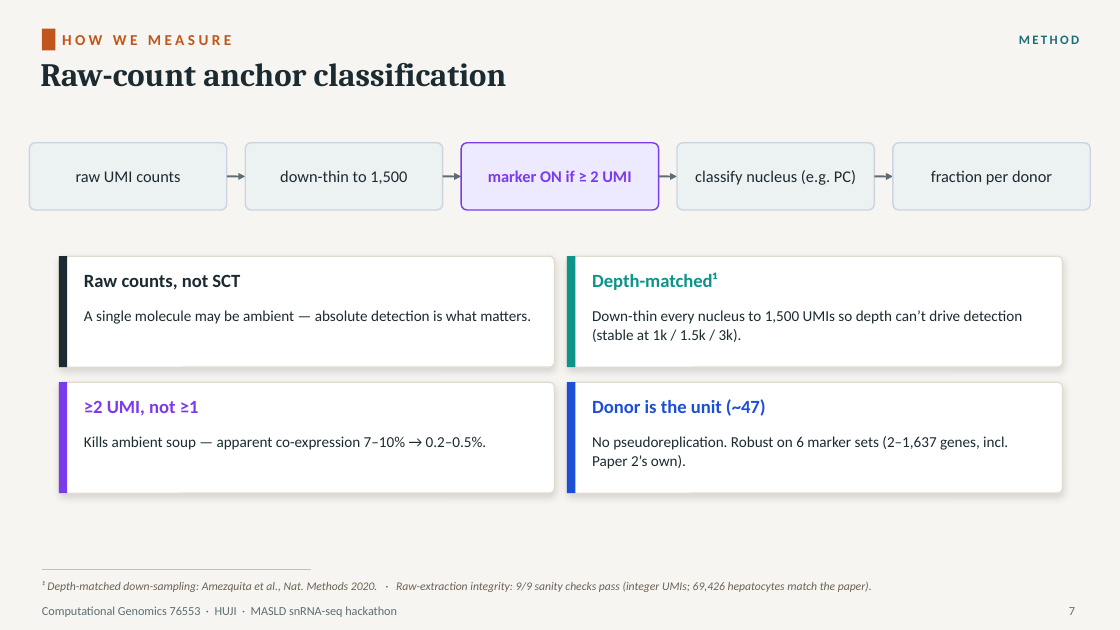
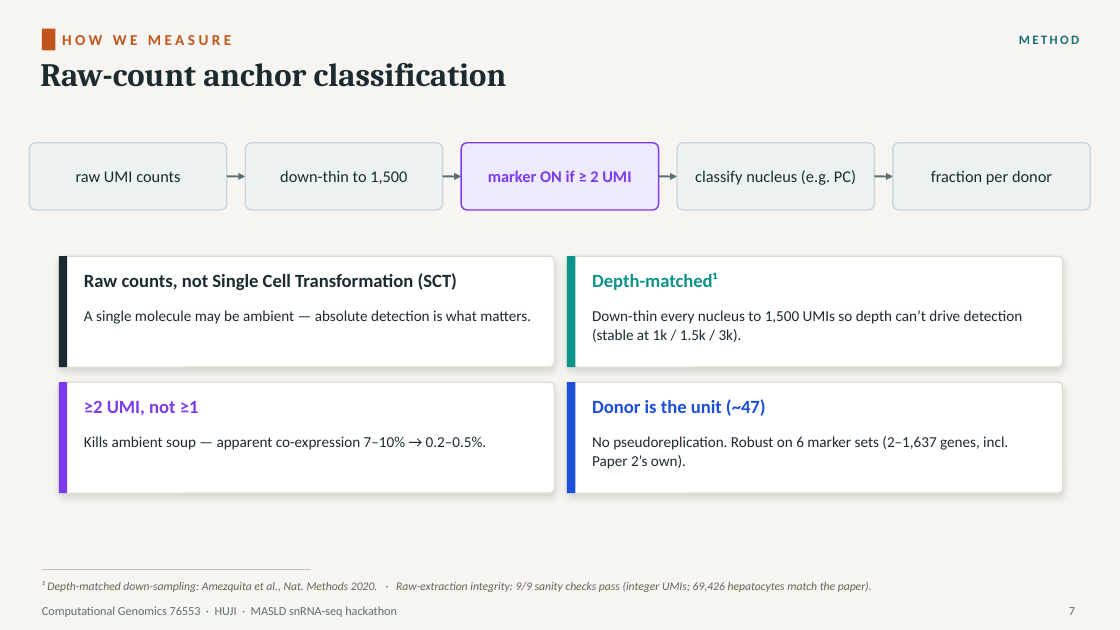
Before and after one commit to roeetekoah/liver-zonation, a slide deck: slide 7 of presentation/MASLD_stages_computational_analysis_roee_shira.pptx (slide 9 before the commit). Drawn at 1120x630 pixels with LibreOffice and Linux fonts; fonts in the diff are those of the drawing. Boxes give left, top, right and bottom in pixels: in the first picture for what was removed or moved away, otherwise in the second. Text is boxed around its words. In the diff, an @@ line names an element or a change of style, - is before the commit and + after.

```diff
--- a/presentation/MASLD_stages_computational_analysis_roee_shira.pptx
+++ b/presentation/MASLD_stages_computational_analysis_roee_shira.pptx
@@ text at bbox=[84, 273, 458, 290]: text changed @@
-Raw counts, not SCT
+Raw counts, not Single Cell Transformation (SCT)
```
Also in this commit, not shown: 13 other slides changed, 2 slides added, 6 other files.
